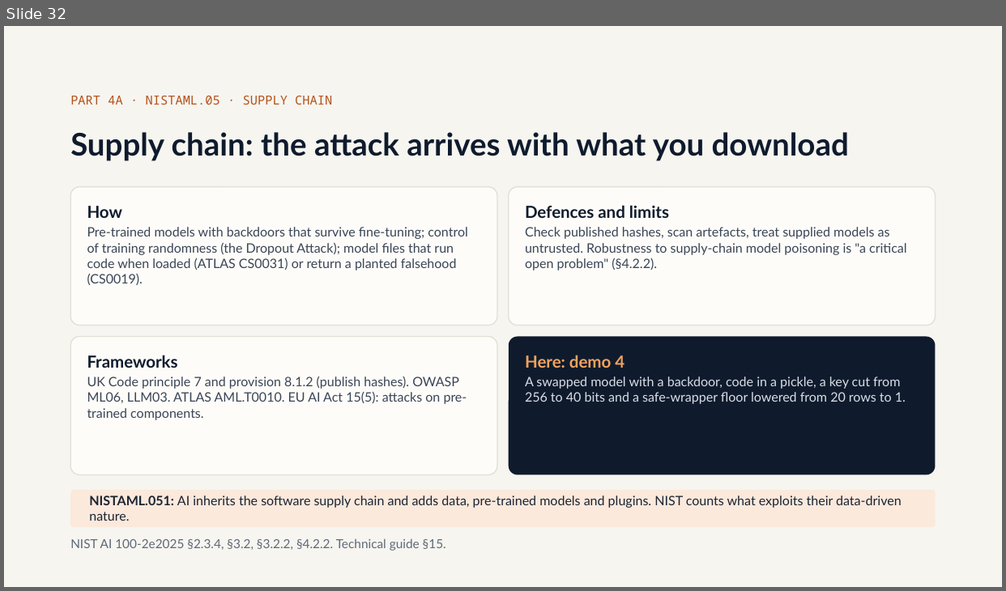
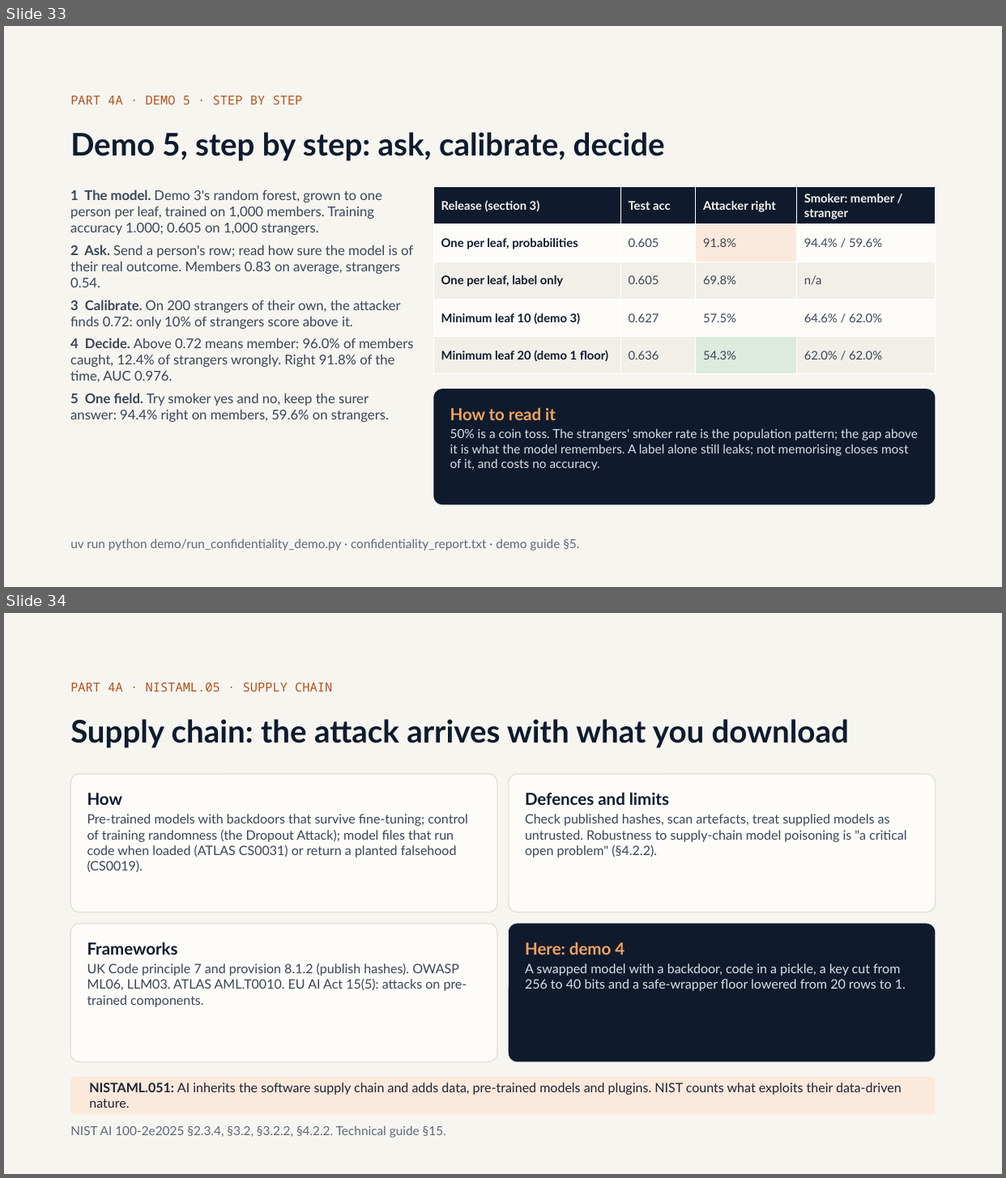
Before and after one commit to olonok69/graimatter_ML, a slide deck: docs/Adversarial_ML.pptx. Shown one above the other, each under a label of ours: slide 32 before the commit, slides 33 and 34 after it. The pictures are 1006x591 and 1006x1178 pixels, drawn with LibreOffice and Linux fonts; fonts in the diff are those of the drawing. Boxes give left, top, right and bottom in pixels: in the first picture for what was removed or moved away, otherwise in the second. Text is boxed around its words. In the diff, an @@ line names an element or a change of style, - is before the commit and + after.

```diff
--- a/docs/Adversarial_ML.pptx
+++ b/docs/Adversarial_ML.pptx
@@ slide 33 added at (4, 26, 1002, 587), background #F6F5F0 @@
@@ text added at (70, 96, 303, 105), 12 pt, text #B4521A @@
+PART 4A · DEMO 5 · STEP BY STEP
@@ title added at (70, 132, 665, 161), 30 pt, text #0F1B2D, bold @@
+Demo 5, step by step: ask, calibrate, decide
@@ text added at (70, 190, 414, 422), 13 pt, text #3A4556 @@
+1 The model. Demo 3's random forest, grown to one person per leaf, trained on 1,000 members. Training accuracy 1.000; 0.605 on 1,000 strangers.
+2 Ask. Send a person's row; read how sure the model is of their real outcome. Members 0.83 on average, strangers 0.54.
+3 Calibrate. On 200 strangers of their own, the attacker finds 0.72: only 10% of strangers score above it.
+4 Decide. Above 0.72 means member: 96.0% of members caught, 12.4% of strangers wrongly. Right 91.8% of the time, AUC 0.976.
+5 One field. Try smoker yes and no, keep the surer answer: 94.4% right on members, 59.6% on strangers.
@@ table added at (434, 187, 936, 374), 5 rows, 4 columns @@
+Release (section 3) | Test acc | Attacker right | Smoker: member / stranger
+One per leaf, probabilities | 0.605 | 91.8% | 94.4% / 59.6%
+One per leaf, label only | 0.605 | 69.8% | n/a
+Minimum leaf 10 (demo 3) | 0.627 | 57.5% | 64.6% / 62.0%
+Minimum leaf 20 (demo 1 floor) | 0.636 | 54.3% | 62.0% / 62.0%
@@ rounded rectangle added at (434, 389, 936, 506), fill #0F1B2D @@
@@ text added at (450, 408, 556, 420), 16 pt, text #F2A35E, bold @@
+How to read it
@@ text added at (450, 429, 918, 471), 12 pt, text #D9DEE6 @@
+50% is a coin toss. The strangers' smoker rate is the population pattern; the gap above it is what the model remembers. A label alone still leaks; not memorising closes most of it, and costs no accuracy.
@@ text added at (70, 539, 579, 551), 12 pt, text #5F6979 @@
+uv run python demo/run_confidentiality_demo.py · confidentiality_report.txt · demo guide §5.
@@ what was slide 32 is now slide 34 @@
```
Also in this commit, not shown: 6 slides changed, 1 other slide added, 27 other files.
